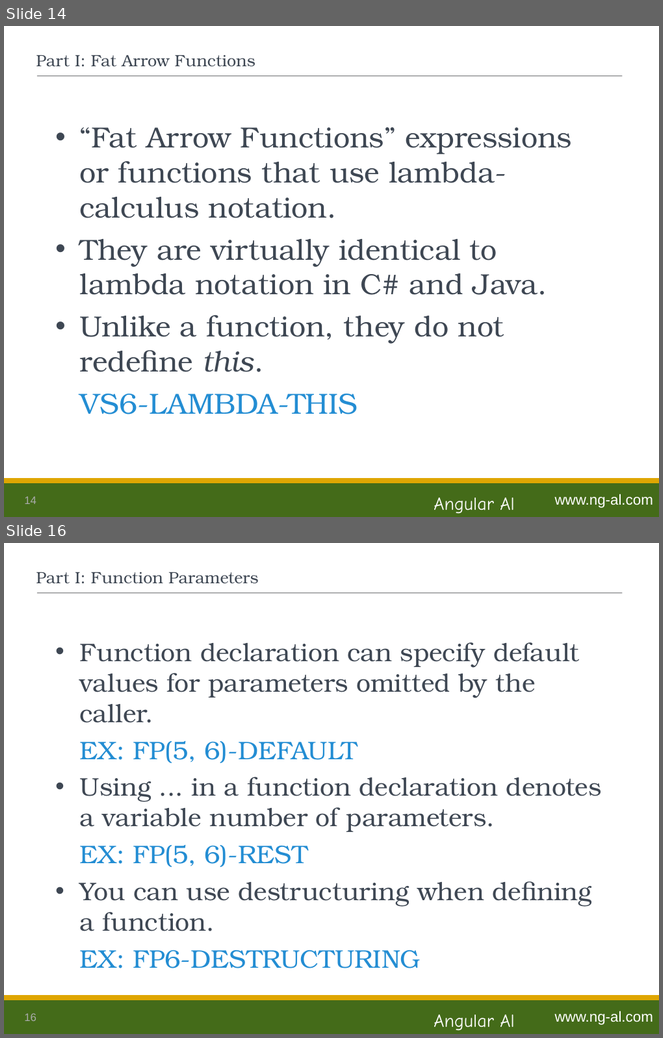
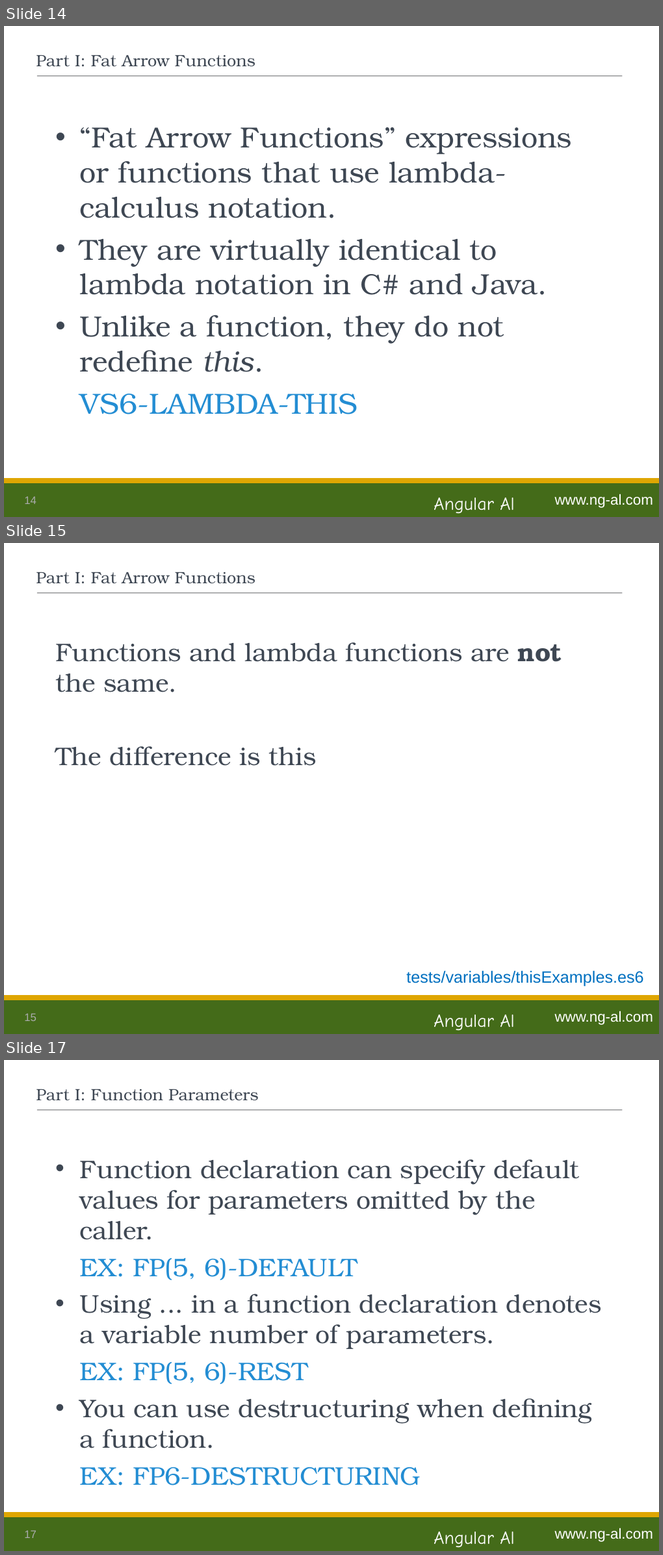
Before and after one commit to ng-al/es6-Intro, a slide deck: es6_Intro.ppt. Shown one above the other, each under a label of ours: slides 14 and 16 before the commit, slides 14, 15 and 17 after it; the slides between them are not shown. The pictures are 663x1038 and 663x1555 pixels, drawn with LibreOffice and Linux fonts; fonts in the diff are those of the drawing. Boxes give left, top, right and bottom in pixels: in the first picture for what was removed or moved away, otherwise in the second. Text is boxed around its words. In the diff, an @@ line names an element or a change of style, - is before the commit and + after.

Commit message:
Updated slides for part 1

```diff
--- a/es6_Intro.ppt
+++ b/es6_Intro.ppt
@@ slide 15 added at [4,543,659,1034], background #FFFFFF; not listed: 6 template elements that a slide beside it also shows @@
@@ title added at [36,572,256,584], 18 pt, text #3E4753 @@
+Part I: Fat Arrow Functions
@@ text added at [55,642,562,766], 28 pt, text #3E4753 @@
+Functions and lambda functions are not the same.
+The difference is this
@@ text added at [406,971,644,986], 18 pt, text #0070C0 @@
+tests/variables/thisExamples.es6
@@ what was slide 16 is now slide 17 @@
@@ page number at [24,1531,36,1538]: text changed @@
-16
+17
```
Also in this commit, not shown: 4 slides changed, 1 other slide added.
